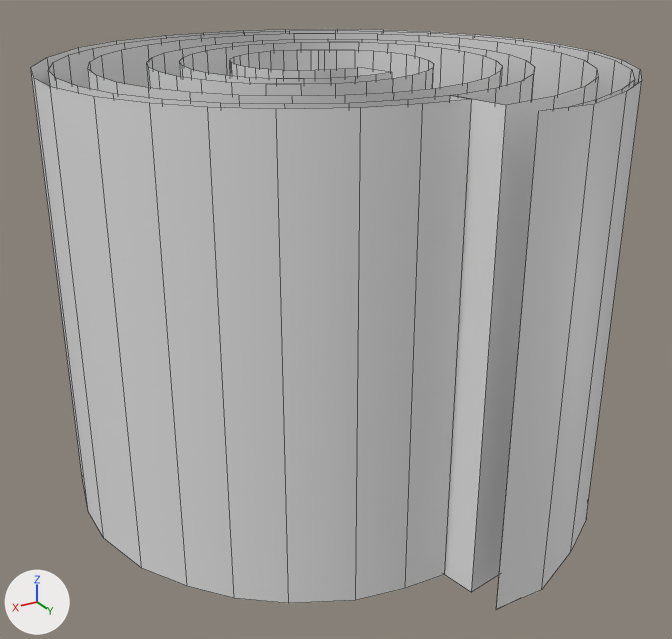
A saved change to the Blender file Assets/MastomcastenBoundries.blend.
Rendered twice from a camera (50 mm lens) standing at (40.0, 70.2, 122.0) and looking at (-0.8, 2.3, 88.0). The lights are fixed; the arrows at lower left show +X, +Y and +Z. Mesh edges are drawn as thin lines.

Objects in the first picture: 'Coreborder', 'Innerborder', 'Outerborder'.
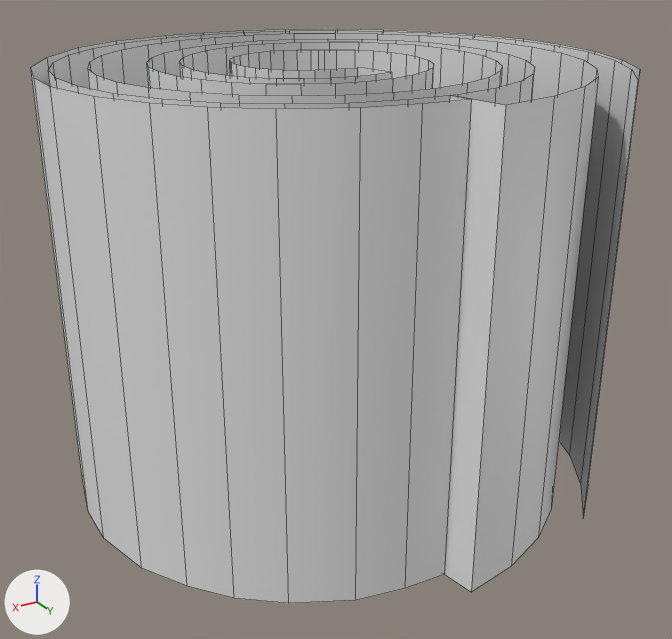
Changed parts and their boxes [x1, y1, x2, y2] in the pictures (672 x 639 px):
```json
{"object": "Outerborder", "change": "reshaped", "before": [31, 29, 642, 609], "after": [31, 29, 640, 603]}
{"object": "Innerborder", "change": "reshaped", "before": [48, 30, 635, 610], "after": [48, 30, 638, 517]}
{"part": 1, "of": "me_spiral_003", "change": "cut back", "before": [496, 70, 635, 610], "after": [581, 70, 638, 517]}
{"part": 2, "of": "me_mesh", "change": "cut back", "before": [496, 72, 642, 609], "after": [584, 73, 640, 510]}
```

Scene script edits in JSON lines:
```json
{"block": "me_spiral_003", "where": "me_spiral_003.from_pydata(...)  # 148 vertices, 73 faces; spans x -32.9..38.0, y -35.6..30.3, z -12.1..2.2"}
{"block": "me_spiral_003", "where": "# used by ob_innerborder; location = (0.0, 0.0, 78.0); rotation_euler = (0.0, 0.0, 1.571), in degrees (0, 0, 90); scale = (0.7, -0.7, -2.73)"}
{"block": "me_spiral_003", "where": "# verts and faces of me_spiral_003; kept vertices keep their numbers, new ones are numbered from 148"}
{"block": "me_spiral_003", "where": "# before: 69 (29.9, -22.2, 2.2), 139 (29.9, -22.2, -12.1) at pixel (634, 79), 140 (33.5, -16.5, 2.2), 141 (33.5, -16.5, -12.1) at pixel (622, 89), 142 (36.4, -10.0, 2.2)"}
{"block": "me_spiral_003", "where": "# before: 143 (36.4, -10.0, -12.1) at pixel (596, 99), 144 (37.8, -5.1, 2.2) at pixel (521, 597), 145 (37.8, -5.1, -12.1) at pixel (568, 107), 146 (38.0, -1.3, 2.2) at pixel (496, 610), 147 (38.0, -1.3, -12.1) at pixel (538, 111)"}
{"block": "me_spiral_003", "change": "me_spiral_003 part 1"}
{"op": "add", "block": "me_spiral_003", "code": "delete_vertices([*range(140, 148)])  # with the faces that use them"}
{"op": "add", "block": "me_spiral_003", "code": "verts[69] = (30.3, -22.2, 2.2)  # moved, pixel (583, 518)"}
{"op": "add", "block": "me_spiral_003", "code": "verts[139] = (30.3, -22.2, -12.1)  # moved, pixel (638, 80)"}
{"block": "me_mesh", "where": "me_mesh.from_pydata(...)  # 252 vertices, 156 faces; spans x -25.9..22.7, y -24.6..26.7, z -38.9..0.0"}
{"block": "me_mesh", "where": "# used by ob_outerborder; location = (0.0, 0.0, 111.0)"}
{"block": "me_mesh", "where": "# verts and faces of me_mesh; kept vertices keep their numbers, new ones are numbered from 252"}
{"block": "me_mesh", "where": "# before: 59 (-10.0, 21.3, 0.0) at pixel (584, 86), 60 (-5.4, 23.1, 0.0) at pixel (554, 96), 61 (-0.5, 24.0, 0.0) at pixel (505, 105), 121 (-10.0, 21.3, 0.0) at pixel (584, 86), 122 (-5.4, 23.1, 0.0) at pixel (554, 96)"}
{"block": "me_mesh", "where": "# before: 123 (-0.5, 24.0, 0.0) at pixel (505, 105), 244 (-15.6, 21.5, -38.9) at pixel (586, 519), 245 (-15.6, 21.5, 0.0) at pixel (641, 80), 246 (-11.1, 24.3, -38.9) at pixel (570, 551), 247 (-11.1, 24.3, 0.0) at pixel (626, 91)"}
{"block": "me_mesh", "where": "# before: 248 (-5.5, 26.7, -38.9) at pixel (541, 589), 249 (-5.5, 26.7, 0.0) at pixel (594, 104), 250 (-0.9, 26.6, -38.9) at pixel (496, 609), 251 (-0.9, 26.6, 0.0) at pixel (538, 111)"}
{"block": "me_mesh", "change": "me_mesh part 2"}
{"op": "add", "block": "me_mesh", "code": "delete_vertices([*range(246, 252)])  # with the faces that use them"}
{"op": "add", "block": "me_mesh", "code": "delete_faces([(59, 60, 122, 121), (60, 61, 123, 122)])"}
{"op": "add", "block": "me_mesh", "code": "verts[244] = (-15.6, 21.2, -38.9)  # moved, pixel (583, 518)"}
{"op": "add", "block": "me_mesh", "code": "verts[245] = (-15.6, 21.2, 0.0)  # moved, pixel (638, 80)"}
{"op": "add", "block": "me_mesh", "code": "edges += [(59, 60), (60, 61)]"}
```
